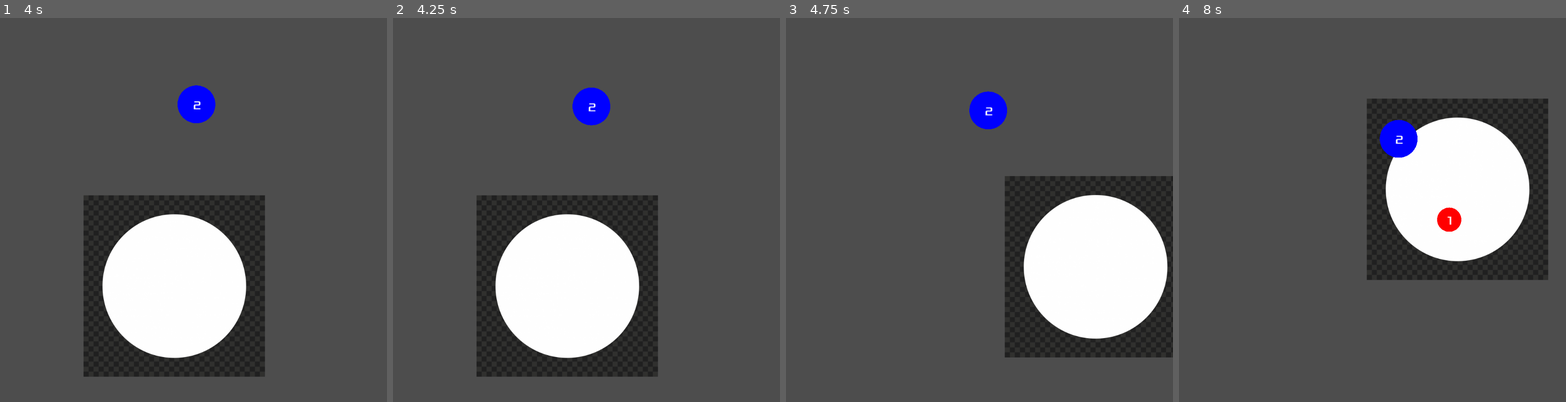
Above: before the commit, frames 1-4 (left to right).
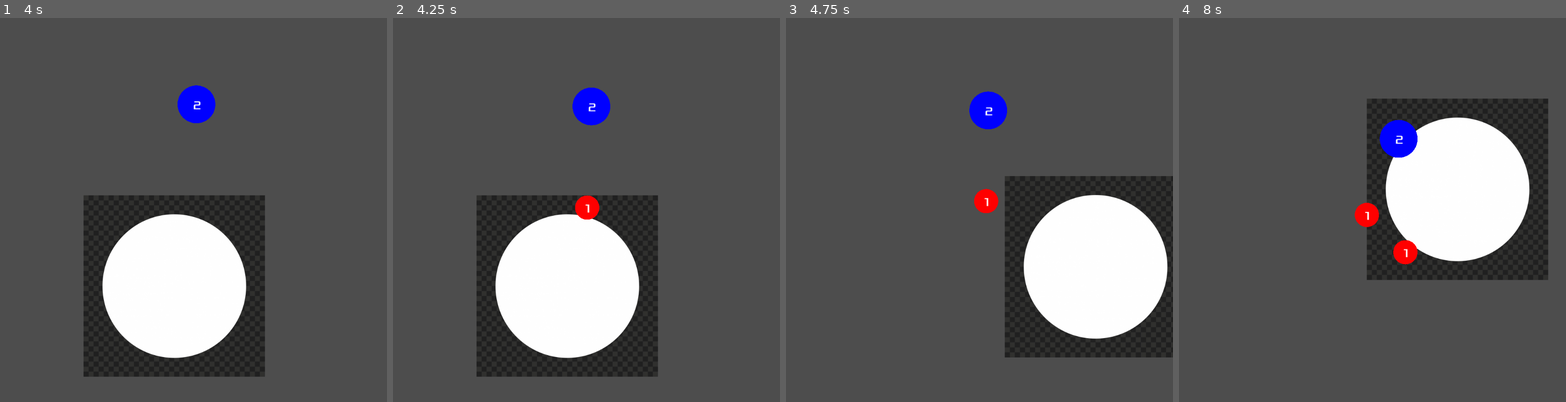
Above: after the commit, the same moments.

Repository: nuts4nuts4nuts/flappyversary
Game: Godot game, scene res://scenes/main.tscn
The game is run twice, just before and just after one commit, with the same random seed, the same clock (stepped at 60 frames per second) and the same inputs.
Inputs (mouse positions are in pixels of both pictures, inside the frame that each line leads up to):
- Up to frame 1 (4 s): click "Start" at 0.5 s; move the mouse to (278, 190) at 1.27 s; press the mouse at (278, 190) at 1.28 s; tap Enter at 2 s; move the mouse to (116, 229) at 2.02 s; release the mouse at (116, 229) at 2.03 s; click (116, 229) at 2.1 s; move the mouse to (232, 121) at 2.77 s; press the mouse at (232, 121) at 2.78 s; move the mouse to (174, 286) at 3.52 s; release the mouse at (174, 286) at 3.53 s; click (174, 286) at 3.6 s
- Up to frame 2 (4.25 s): no input
- Up to frame 3 (4.75 s): move the mouse to (1095, 267) at 4.27 s; press the mouse at (1095, 267) at 4.28 s
- Up to frame 4 (8 s): move the mouse to (1256, 152) at 5.02 s; release the mouse at (1256, 152) at 5.03 s; click (1256, 152) at 5.1 s; move the mouse to (1391, 210) at 5.77 s; press the mouse at (1391, 210) at 5.78 s; move the mouse to (1314, 110) at 6.52 s; release the mouse at (1314, 110) at 6.53 s; click (1314, 110) at 6.6 s; move the mouse to (1457, 190) at 7.27 s; press the mouse at (1457, 190) at 7.28 s

Frame 1 is identical in both runs. In frame 2, 0.3% of the frame differs, in the area x 47-54%, y 46-53%; in frame 3, 0.3%; in frame 4, 0.9%, in the area x 45-73%, y 48-65%.

Commit message:
Added balls of different values, increased spawn speed of balls

Diff:
--- a/scenes/main.tscn
+++ b/scenes/main.tscn
@@ -17,7 +17,7 @@
 position = Vector2(512, 512)
 
 [node name="SpawnTimer" type="Timer" parent="."]
-wait_time = 5.0
+wait_time = 3.6
 
 [node name="target_ball" parent="." node_paths=PackedStringArray("gravity_well") instance=ExtResource("4_laj0n")]
 position = Vector2(500, 200)
--- a/scripts/main.gd
+++ b/scripts/main.gd
@@ -3,7 +3,7 @@
 @export var ball_scene : PackedScene
 
 var ball_value_low = 1
-var ball_value_high = 2
+var ball_value_high = 1
 
 var ball_spawner_rng : RandomNumberGenerator
 
@@ -48,4 +48,6 @@
 	var sign_x = 1 if ball_spawner_rng.randi_range(0, 1) else -1
 	var sign_y = 1 if ball_spawner_rng.randi_range(0, 1) else -1
 	ball.initial_impulse = Vector2(initial_x * sign_x, initial_y * sign_y)
+	print(ball_value_high)
+	ball.ball_value = ball_spawner_rng.randi_range(ball_value_low, ball_value_high - 1)
 	add_child(ball)
--- a/scripts/target-ball.gd
+++ b/scripts/target-ball.gd
@@ -22,9 +22,10 @@
 var merged_balls = []
 var cashing_bonus = base_cashing_bonus
 var current_death_time = 0.0
-
+var main_ref
 
 func start():
+	main_ref = get_parent()
 	freeze = false
 	ball_value = 1
 	finish_cash_in()
@@ -75,6 +76,7 @@
 	target_progress = 1
 	ball_value += cashing_bonus
 	cashing_bonus = base_cashing_bonus
+	main_ref.ball_value_high+=1
 	cashed.emit()
 
 
